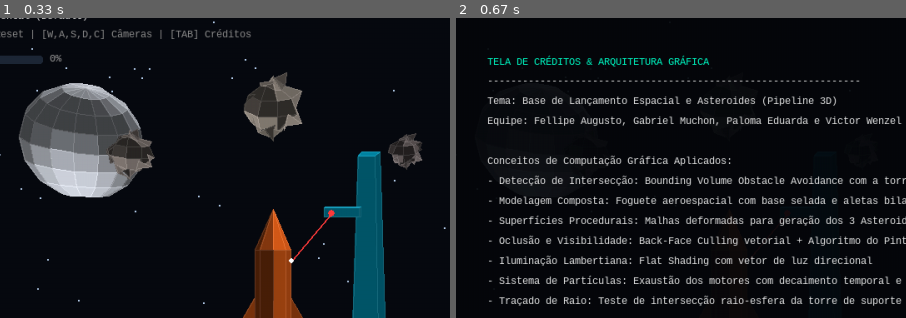
Above: before the commit, frames 1-2 (left to right).
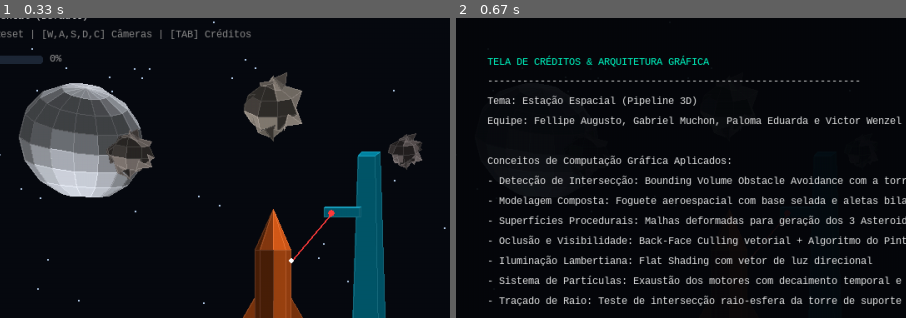
Above: after the commit, the same moments.

Repository: gblsun/space-station-pygame
Game: pygame game, started from Atividade AP1/ap1.py
The game is run twice, just before and just after one commit, with the same random seed, the same clock (stepped at 60 frames per second) and the same inputs.
Inputs:
- Up to frame 1 (0.33 s): no input
- Up to frame 2 (0.67 s): tap Tab at 0.33 s
The pictures show only the part of the screen within x 20-70%, y 13-63%; the shares and areas given below are measured in that part.

Frame 1 is identical in both runs. In frame 2, 0.9% of the frame differs, in the area x 15-85%, y 25-30%.

Commit message:
Refactor and reorganize ap1.py

Diff:
--- a/Atividade AP1/ap1.py
+++ b/Atividade AP1/ap1.py
@@ -16,7 +16,7 @@
 font_hud = pygame.font.SysFont("Consolas", 14)
 font_title = pygame.font.SysFont("Consolas", 18, bold=True)
 
-# --- MATEMÁTICA VETORIAL NATIVA ---
+# --- MATEMÁTICA VETORIAL ---
 def vec_sub(a, b): return (a[0]-b[0], a[1]-b[1], a[2]-b[2])
 def vec_add(a, b): return (a[0]+b[0], a[1]+b[1], a[2]+b[2])
 def vec_scale(v, s): return (v[0]*s, v[1]*s, v[2]*s)
@@ -54,7 +54,7 @@
     x, y, z = point
     return (x * c + z * s, y, -x * s + z * c)
 
-# --- MALHA POLIGONAL COM SHADING E CULLING ---
+# --- MALHA POLIGONAL ---
 class PolyMesh:
     def __init__(self, vertices, faces, base_color, position=(0, 0, 0), double_sided=False):
         self.base_vertices = vertices
@@ -245,7 +245,7 @@
 
 starfield = Starfield()
 
-# --- FSM E CÂMERA ---
+# --- CÂMERA ---
 STATE_PARADO = "PARADO"
 STATE_EXECUTANDO = "EXECUTANDO"
 STATE_PAUSADO = "PAUSADO"
@@ -416,7 +416,7 @@
         credits_text = [
             "TELA DE CRÉDITOS & ARQUITETURA GRÁFICA",
             "----------------------------------------------------------------",
-            "Tema: Base de Lançamento Espacial e Asteroides (Pipeline 3D)",
+            "Tema: Estação Espacial (Pipeline 3D)",
             "Equipe: Fellipe Augusto, Gabriel Muchon, Paloma Eduarda e Victor Wenzel",
             "",
             "Conceitos de Computação Gráfica Aplicados:",
